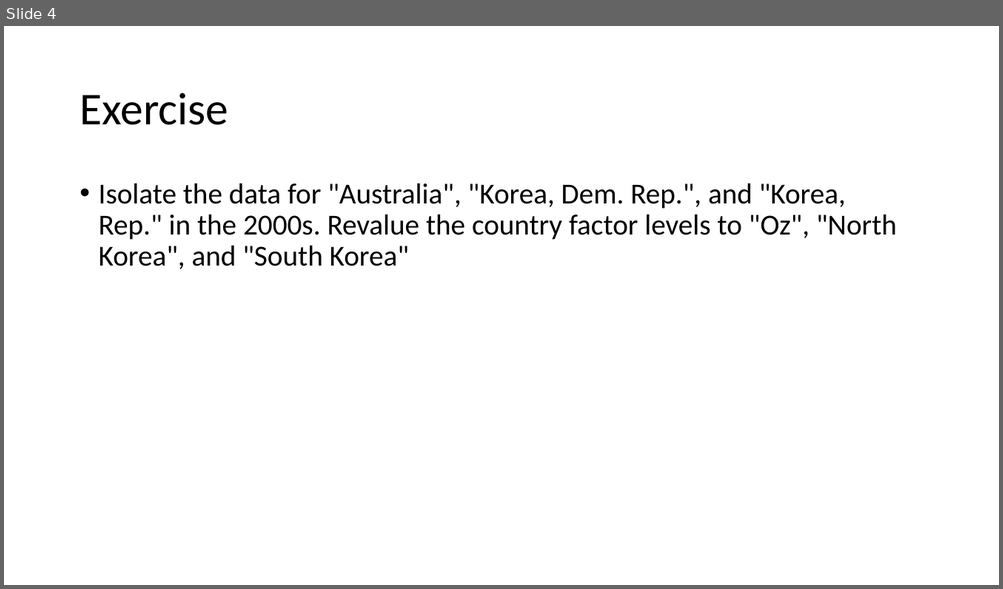
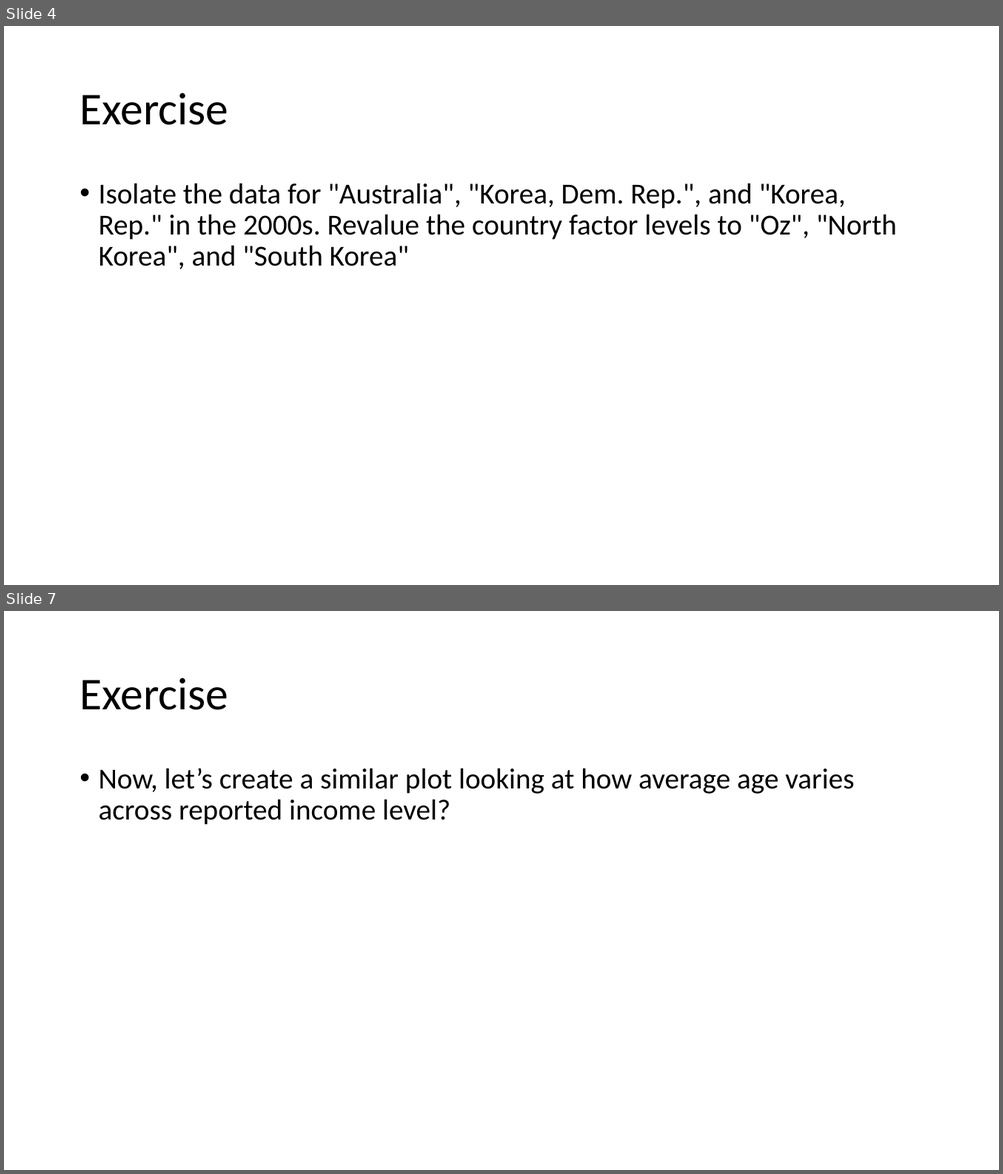
Before and after one commit to nt246/NTRES-6100-data-science, a slide deck: slides/Factors.pptx. Shown one above the other, each under a label of ours: slide 4 before the commit, slides 4 and 7 after it; the slides between them are not shown. The pictures are 1003x589 and 1003x1174 pixels, drawn with LibreOffice and Linux fonts; fonts in the diff are those of the drawing. Boxes give left, top, right and bottom in pixels: in the first picture for what was removed or moved away, otherwise in the second. Text is boxed around its words. In the diff, an @@ line names an element or a change of style, - is before the commit and + after.

```diff
--- a/slides/Factors.pptx
+++ b/slides/Factors.pptx
@@ slide 7 added at [4, 611, 999, 1170], background #FFFFFF @@
@@ title added at [79, 678, 228, 710], 44 pt, text #000000 @@
+Exercise
@@ text added at [99, 768, 854, 825], 28 pt, text #000000 @@
+• Now, let’s create a similar plot looking at how average age varies across reported income level?
```
Also in this commit, not shown: 2 slides changed, 2 other slides added, 6 other files.
